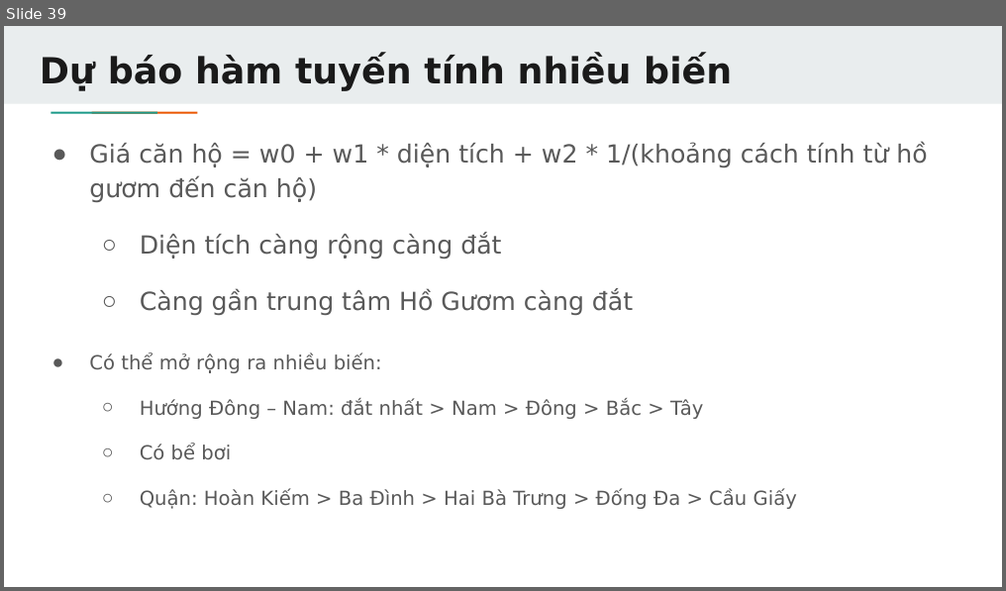
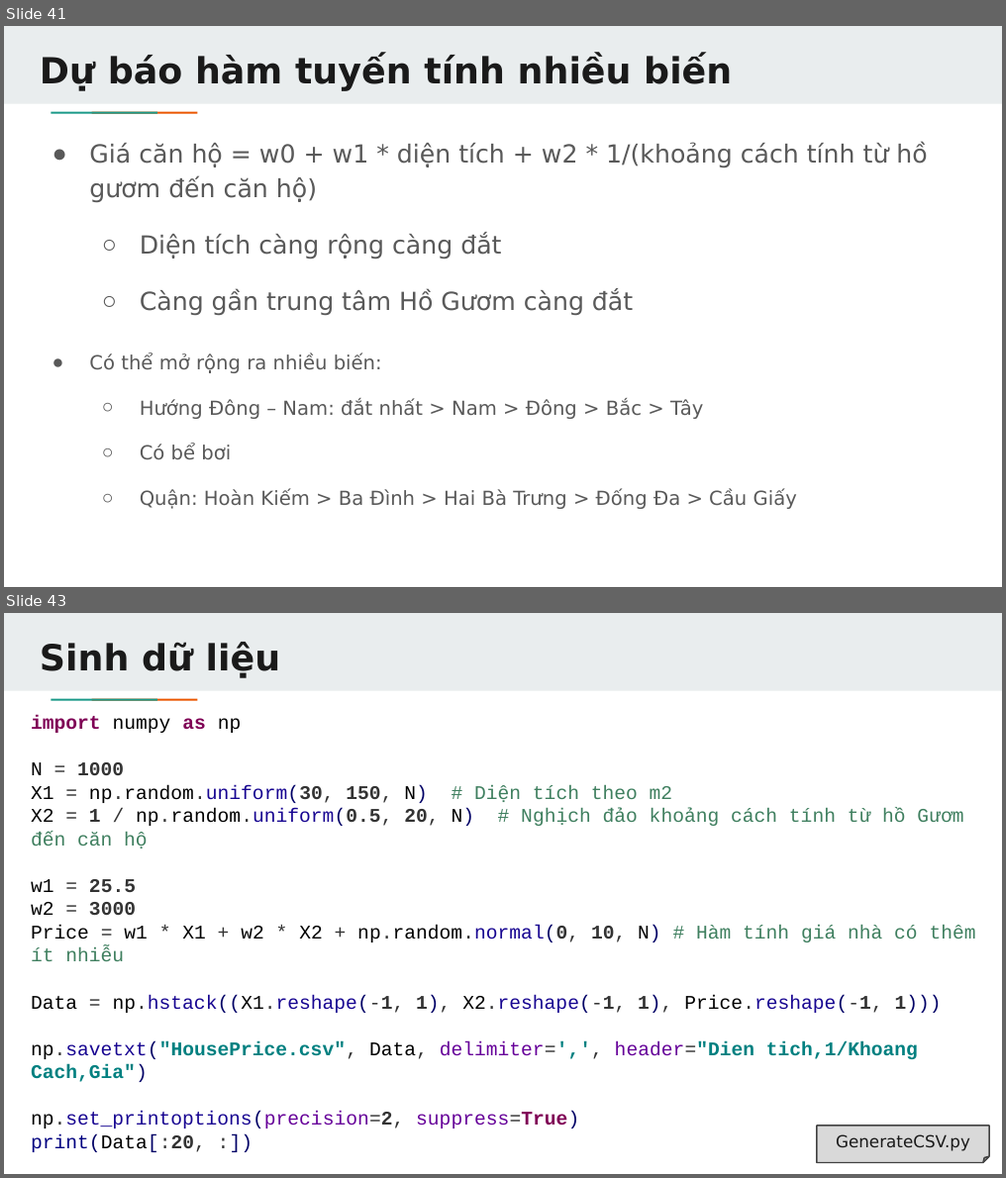
Before and after one commit to TechMaster/LearnAI, a slide deck: LinearRegression/LinearRegression.pptx. Shown one above the other, each under a label of ours: slide 39 before the commit, slides 41 and 43 after it; the slides between them are not shown. The pictures are 1006x591 and 1006x1178 pixels, drawn with LibreOffice and Linux fonts; fonts in the diff are those of the drawing. Boxes give left, top, right and bottom in pixels: in the first picture for what was removed or moved away, otherwise in the second. Text is boxed around its words. In the diff, an @@ line names an element or a change of style, - is before the commit and + after.

```diff
--- a/LinearRegression/LinearRegression.pptx
+++ b/LinearRegression/LinearRegression.pptx
@@ slide 43 added at (x1=4, y1=613, x2=1002, y2=1174), background #FFFFFF; not listed: 3 template elements that a slide beside it also shows @@
@@ title added at (x1=40, y1=642, x2=280, y2=677), 26 pt, text #1A1A1A, bold @@
+Sinh dữ liệu
@@ text added at (x1=31, y1=715, x2=976, y2=1153), 14 pt, text #333333 @@
+import numpy as np
+N = 1000
+X1 = np.random.uniform(30, 150, N) # Diện tích theo m2
+X2 = 1 / np.random.uniform(0.5, 20, N) # Nghịch đảo khoảng cách tính từ hồ Gươm đến căn hộ
+w1 = 25.5
+w2 = 3000
+Price = w1 * X1 + w2 * X2 + np.random.normal(0, 10, N) # Hàm tính giá nhà có thêm ít nhiễu
+Data = np.hstack((X1.reshape(-1, 1), X2.reshape(-1, 1), Price.reshape(-1, 1)))
+np.savetxt("HousePrice.csv", Data, delimiter=',', header="Dien tich,1/Khoang Cach,Gia")
+np.set_printoptions(precision=2, suppress=True)
+print(Data[:20, :])
@@ folded corner added at (x1=817, y1=1126, x2=989, y2=1162), fill #D9D9D9, outline #424242 1 pt, 12 pt, text #1A1A1A @@
+GenerateCSV.py
@@ what was slide 39 is now slide 41 @@
```
Also in this commit, not shown: 2 slides changed, 8 other slides added, 2 slides removed, 24 other files.
